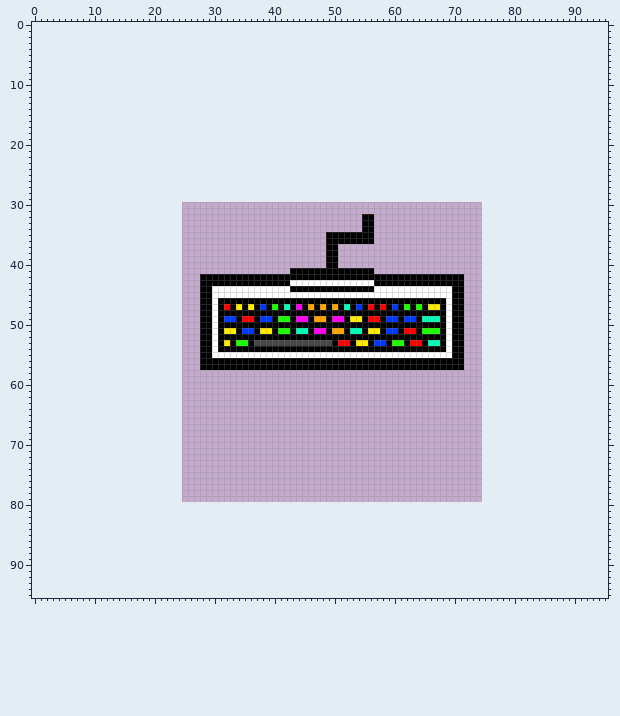
Edited in one commit: sprite sheet (img/icon.png). The picture above is the old version.
The file is 50x50 pixels. Colours within 5 levels of each other are drawn and written as one. The old version is drawn lined up with the new one, on the new canvas.
New version:
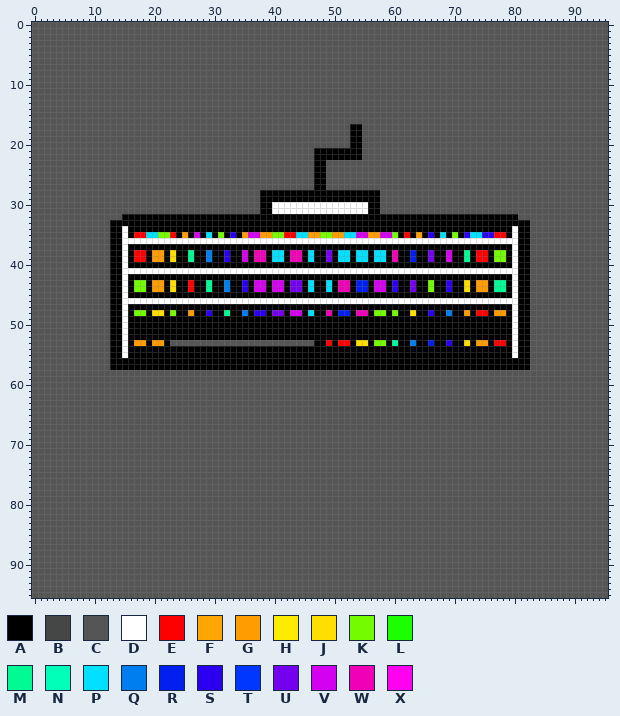
Palette (. is transparent): A #000000  B #454646  C #555555  D #ffffff  E #ff0000  F #ffa700  G #ff9c00  H #ffeb00  J #ffdf00  K #75fb00  L #1cff00  M #00fb95  N #00ffb9  P #00e0ff  Q #007ef0  R #001ff0  S #2b00f0  T #0037ff  U #7500f0  V #d400f0  W #f000b7  X #ff00f0
Change:
canvas 50x50 -> 96x96, the old top-left corner now at 25,30
y 0..16: x 0..95 ................................................................................................ -> CCCCCCCCCCCCCCCCCCCCCCCCCCCCCCCCCCCCCCCCCCCCCCCCCCCCCCCCCCCCCCCCCCCCCCCCCCCCCCCCCCCCCCCCCCCCCCCC
y 17..20: x 0..95 ................................................................................................ -> CCCCCCCCCCCCCCCCCCCCCCCCCCCCCCCCCCCCCCCCCCCCCCCCCCCCCAACCCCCCCCCCCCCCCCCCCCCCCCCCCCCCCCCCCCCCCCC
y 21..22: x 0..95 ................................................................................................ -> CCCCCCCCCCCCCCCCCCCCCCCCCCCCCCCCCCCCCCCCCCCCCCCAAAAAAAACCCCCCCCCCCCCCCCCCCCCCCCCCCCCCCCCCCCCCCCC
y 23..27: x 0..95 ................................................................................................ -> CCCCCCCCCCCCCCCCCCCCCCCCCCCCCCCCCCCCCCCCCCCCCCCAACCCCCCCCCCCCCCCCCCCCCCCCCCCCCCCCCCCCCCCCCCCCCCC
y 28..29: x 0..95 ................................................................................................ -> CCCCCCCCCCCCCCCCCCCCCCCCCCCCCCCCCCCCCCAAAAAAAAAAAAAAAAAAAACCCCCCCCCCCCCCCCCCCCCCCCCCCCCCCCCCCCCC
y 30..31: x 0..95 ................................................................................................ -> CCCCCCCCCCCCCCCCCCCCCCCCCCCCCCCCCCCCCCAADDDDDDDDDDDDDDDDAACCCCCCCCCCCCCCCCCCCCCCCCCCCCCCCCCCCCCC
y 32: x 0..54 ....................................................... -> CCCCCCCCCCCCCCCAAAAAAAAAAAAAAAAAAAAAAAAAAAAAAAAAAAAAAAA; x 57..95 ....................................... -> AAAAAAAAAAAAAAAAAAAAAAAACCCCCCCCCCCCCCC
y 33: x 0..54 ....................................................... -> CCCCCCCCCCCCCAAAAAAAAAAAAAAAAAAAAAAAAAAAAAAAAAAAAAAAAAA; x 57..95 ....................................... -> AAAAAAAAAAAAAAAAAAAAAAAAAACCCCCCCCCCCCC
y 34: x 0..54 ....................................................... -> CCCCCCCCCCCCCAADAAAAAAAAAAAAAAAAAAAAAAAAAAAAAAAAAAAAAAA; x 57..95 ....................................... -> AAAAAAAAAAAAAAAAAAAAAAADAACCCCCCCCCCCCC
y 35: x 0..95 .................................................AAAAAAAA....................................... -> CCCCCCCCCCCCCAADAEEPPKKEAGAVAPAKASAGVVGGKKEEPPGGKKGGPPVVGGVVKAEAGASAPAKASPPSSEEADAACCCCCCCCCCCCC
y 36: x 0..95 .................................................AAAAAAAA....................................... -> CCCCCCCCCCCCCAADDDDDDDDDDDDDDDDDDDDDDDDDDDDDDDDDDDDDDDDDDDDDDDDDDDDDDDDDDDDDDDDDDAACCCCCCCCCCCCC
y 37: x 0..48 ................................................. -> CCCCCCCCCCCCCAADAAAAAAAAAAAAAAAAAAAAAAAAAAAAAAAAA; x 51..95 ............................................. -> AAAAAAAAAAAAAAAAAAAAAAAAAAAAADAACCCCCCCCCCCCC
y 38..39: x 0..49 .................................................A -> CCCCCCCCCCCCCAADAEEAGGAJAAMAAQAASAAVAWWAPPAWWAPAAU; x 51..95 ............................................. -> PPAPPAPPAWAARAAUAAVAAMAEEAKKADAACCCCCCCCCCCCC
y 40: x 0..48 ................................................. -> CCCCCCCCCCCCCAADAAAAAAAAAAAAAAAAAAAAAAAAAAAAAAAAA; x 51..95 ............................................. -> AAAAAAAAAAAAAAAAAAAAAAAAAAAAADAACCCCCCCCCCCCC
y 41: x 0..95 ...........................................AAAAAAAAAAAAAA....................................... -> CCCCCCCCCCCCCAADDDDDDDDDDDDDDDDDDDDDDDDDDDDDDDDDDDDDDDDDDDDDDDDDDDDDDDDDDDDDDDDDDAACCCCCCCCCCCCC
y 42: x 0..27 ............................ -> CCCCCCCCCCCCCAADAAAAAAAAAAAA; x 72..95 ........................ -> AAAAAAAADAACCCCCCCCCCCCC
y 43: x 0..27 ............................ -> CCCCCCCCCCCCCAADAKKAGGAJAAEA; x 29 A -> M; x 32 A -> Q; x 35 A -> S; x 37..38 AA -> VV; x 40..41 AA -> VV; x 43..58 DDDDDDDDDDDDDDAA -> UUAPAAPAWWARRAVV; x 60 A -> S; x 63 A -> U; x 66 A -> K; x 69 A -> S; x 72..95 ........................ -> JAGGAMMADAACCCCCCCCCCCCC
y 44: x 0..27 ............................ -> CCCCCCCCCCCCCAADAKKAGGAJAAEA; x 29..44 ADDDDDDDDDDDDDAA -> MAAQAASAVVAVVAUU; x 46 A -> P; x 49 A -> P; x 51..52 AA -> WW; x 54..55 AA -> RR; x 57..69 DDDDDDDDDDDDD -> VVASAAUAAKAAS; x 72..95 ........................ -> JAGGAMMADAACCCCCCCCCCCCC
y 45: x 0..27 ............................ -> CCCCCCCCCCCCCAADAAAAAAAAAAAA; x 30..69 DDDDDDDDDDDDDDDDDDDDDDDDDDDDDDDDDDDDDDDD -> AAAAAAAAAAAAAAAAAAAAAAAAAAAAAAAAAAAAAAAA; x 72..95 ........................ -> AAAAAAAADAACCCCCCCCCCCCC
y 46: x 0..29 ............................AA -> CCCCCCCCCCCCCAADDDDDDDDDDDDDDD; x 31..68 AAAAAAAAAAAAAAAAAAAAAAAAAAAAAAAAAAAAAA -> DDDDDDDDDDDDDDDDDDDDDDDDDDDDDDDDDDDDDD; x 70..95 AA........................ -> DDDDDDDDDDDAACCCCCCCCCCCCC
y 47: x 0..27 ............................ -> CCCCCCCCCCCCCAADAAAAAAAAAAAA; x 30 D -> A; x 32 E -> A; x 34 H -> A; x 36 H -> A; x 38 T -> A; x 40 L -> A; x 42 N -> A; x 44 X -> A; x 46 F -> A; x 48 F -> A; x 50 F -> A; x 52 N -> A; x 54 T -> A; x 56 E -> A; x 58 E -> A; x 60 T -> A; x 62 L -> A; x 64 L -> A; x 66..67 HH -> AA; x 69 D -> A; x 72..95 ........................ -> AAAAAAAADAACCCCCCCCCCCCC
y 48: x 0..27 ............................ -> CCCCCCCCCCCCCAADAKKAJJAKAAGA; x 29..30 AD -> SA; x 32 A -> M; x 35 A -> Q; x 37..38 AA -> SS; x 40..41 AA -> UU; x 43..44 AA -> VV; x 46 A -> P; x 49 A -> W; x 51..52 AA -> RR; x 54..55 AA -> WW; x 57..58 AA -> KK; x 60 A -> K; x 63 A -> J; x 66 A -> S; x 69 D -> Q; x 72..95 ........................ -> GAEEAGGADAACCCCCCCCCCCCC
y 49: x 0..27 ............................ -> CCCCCCCCCCCCCAADAAAAAAAAAAAA; x 30 D -> A; x 32..33 TT -> AA; x 35..36 EE -> AA; x 38..39 TT -> AA; x 41..42 LL -> AA; x 44..45 XX -> AA; x 47..48 FF -> AA; x 50..51 XX -> AA; x 53..54 HH -> AA; x 56..57 EE -> AA; x 59..60 TT -> AA; x 62..63 TT -> AA; x 65..67 NNN -> AAA; x 69 D -> A; x 72..95 ........................ -> AAAAAAAADAACCCCCCCCCCCCC
y 50: x 0..27 ............................ -> CCCCCCCCCCCCCAADAAAAAAAAAAAA; x 30 D -> A; x 69 D -> A; x 72..95 ........................ -> AAAAAAAADAACCCCCCCCCCCCC
y 51: x 0..27 ............................ -> CCCCCCCCCCCCCAADAAAAAAAAAAAA; x 30 D -> A; x 32..33 HH -> AA; x 35..36 TT -> AA; x 38..39 HH -> AA; x 41..42 LL -> AA; x 44..45 NN -> AA; x 47..48 XX -> AA; x 50..51 FF -> AA; x 53..54 NN -> AA; x 56..57 HH -> AA; x 59..60 TT -> AA; x 62..63 EE -> AA; x 65..67 LLL -> AAA; x 69 D -> A; x 72..95 ........................ -> AAAAAAAADAACCCCCCCCCCCCC
y 52: x 0..27 ............................ -> CCCCCCCCCCCCCAADAAAAAAAAAAAA; x 30 D -> A; x 69 D -> A; x 72..95 ........................ -> AAAAAAAADAACCCCCCCCCCCCC
y 53: x 0..49 ............................AADAHALLABBBBBBBBBBBBB -> CCCCCCCCCCCCCAADAGGAGGACCCCCCCCCCCCCCCCCCCCCCCCAAE; x 54..55 HH -> JJ; x 57..58 TT -> KK; x 60..61 LL -> MA; x 63..64 EE -> QA; x 66..67 NN -> RA; x 69 D -> S; x 72..95 ........................ -> JAGGAEEADAACCCCCCCCCCCCC
y 54: x 0..27 ............................ -> CCCCCCCCCCCCCAADAAAAAAAAAAAA; x 30 D -> A; x 69 D -> A; x 72..95 ........................ -> AAAAAAAADAACCCCCCCCCCCCC
y 55: x 0..27 ............................ -> CCCCCCCCCCCCCAADAAAAAAAAAAAA; x 30..69 DDDDDDDDDDDDDDDDDDDDDDDDDDDDDDDDDDDDDDDD -> AAAAAAAAAAAAAAAAAAAAAAAAAAAAAAAAAAAAAAAA; x 72..95 ........................ -> AAAAAAAADAACCCCCCCCCCCCC
y 56..57: x 0..27 ............................ -> CCCCCCCCCCCCCAAAAAAAAAAAAAAA; x 72..95 ........................ -> AAAAAAAAAAACCCCCCCCCCCCC
y 58..95: x 0..95 ................................................................................................ -> CCCCCCCCCCCCCCCCCCCCCCCCCCCCCCCCCCCCCCCCCCCCCCCCCCCCCCCCCCCCCCCCCCCCCCCCCCCCCCCCCCCCCCCCCCCCCCCC
Changed places in both pictures, as pixel boxes (x1, y1, x2, y2):
changed: (32, 22, 608, 598)
